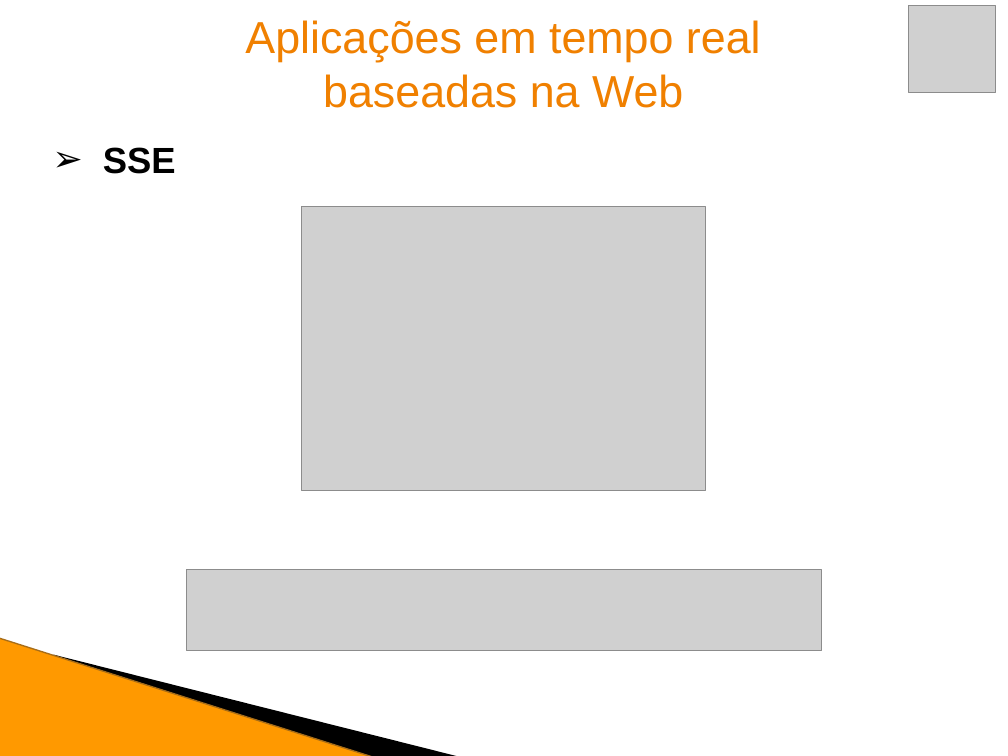
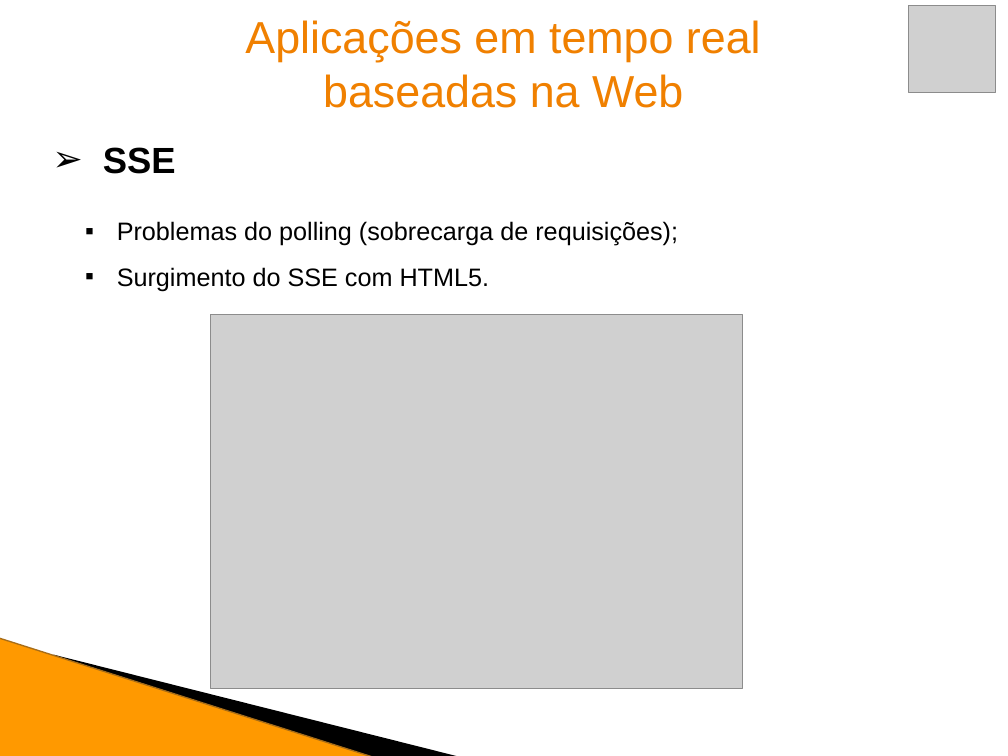
Before and after one commit to rafaelcouto/tcc, a slide deck: slide 10 of docs/apresentacao.pptx (slide 11 before the commit). Drawn at 1008x756 pixels with LibreOffice and Linux fonts; fonts in the diff are those of the drawing; grey boxes stand for pictures. Boxes give left, top, right and bottom in pixels: in the first picture for what was removed or moved away, otherwise in the second. Text is boxed around its words. In the diff, an @@ line names an element or a change of style, - is before the commit and + after.

```diff
--- a/docs/apresentacao.pptx
+++ b/docs/apresentacao.pptx
@@ text added at [117,221,678,291], 18 pt, text #000000 @@
+▪ Problemas do polling (sobrecarga de requisições);
+▪ Surgimento do SSE com HTML5.
@@ picture: place and size @@
-picture at [302,207,706,490]
+picture at [211,314,743,688]
@@ picture removed at [186,570,822,650] @@
```
Also in this commit, not shown: 5 other slides changed, 1 slide added.
